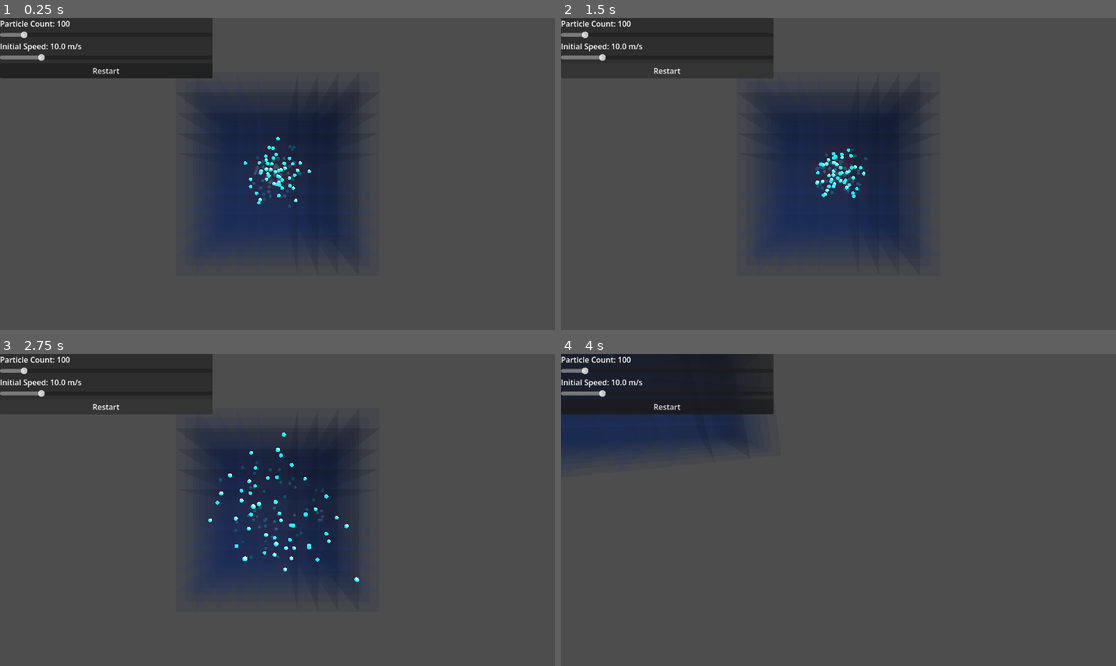
Above: before the commit, frames 1-4 (two rows, left to right).
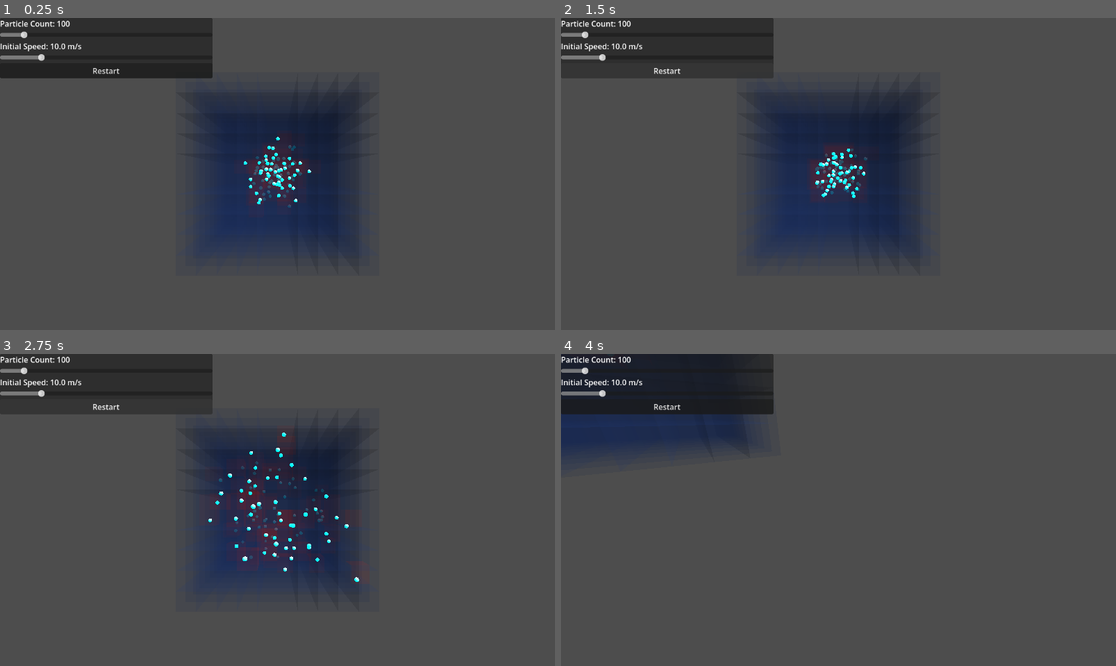
Above: after the commit, the same moments.

Repository: AporSz/AI_uni
Game: Godot game, scene res://main.tscn
The game is run twice, just before and just after one commit, with the same random seed, the same clock (stepped at 60 frames per second) and the same inputs.
Inputs (mouse positions are in pixels of both pictures, inside the frame that each line leads up to):
- Up to frame 1 (0.25 s): no input
- Up to frame 2 (1.5 s): click "Restart" at 0.5 s; click "Restart" at 1.25 s
- Up to frame 3 (2.75 s): click "Restart" at 2 s
- Up to frame 4 (4 s): tap Enter at 2.75 s; move the mouse to (866, 510) at 2.77 s; hold Shift 2.78-3.53 s; hold W from 2.78 s (still down); click (866, 510) at 2.92 s; tap Space at 3.02, 3.77 s; move the mouse to (810, 510) at 3.52 s; tap Shift at 3.6 s

The runs differ from the first frame. In frame 1, 0.1% of the frame differs, in the area x 44-55%, y 42-60%; in frame 2, 0.1%; in frame 3, 0.8%, in the area x 41-55%, y 36-68%; in frame 4, less than 0.1%.

Commit message:
entropy finished

Diff:
--- a/hw1/part1/entropySimulator/gridvisualiser.gd
+++ b/hw1/part1/entropySimulator/gridvisualiser.gd
@@ -4,10 +4,11 @@
 @export var total_room_size: float = 20.0
 
 # --- HEATMAP SETTINGS ---
-@export var spawner_node: Node3D # We will drag the Spawner here in the Inspector!
-@export var max_heat_threshold: int = 5 # 3 particles in a box = 100% red
-@export var color_cold: Color = Color(0.0, 0.2, 0.502, 1.0) # Faint blue
-@export var color_hot: Color = Color(1.0, 0.0, 0.0, 1.0)  # Bright semi-transparent red
+@export var spawner_node: Node3D
+@export var max_entropy_threshold: float = 0.04 # Changed from 0.53! (0.038 is approx 5 particles out of 1000)
+@export var heat_exponent: float = 2.5 # Our exponential curve (Try 1.5 to 3.0)
+@export var color_cold: Color = Color(0.0, 0.2, 0.502, 1.0)
+@export var color_hot: Color = Color(1.0, 0.0, 0.0, 1.0)
 
 var sub_box_size: float
 var grid_counts: Array[int] = []
@@ -53,14 +54,12 @@
 	grid_counts.fill(0)
 
 	for particle in spawner_node.get_children():
-		# This ignores any random static nodes sitting in the Spawner by accident!
 		if not particle is CharacterBody3D:
 			continue
 
 		var pos = particle.global_position
 		var shift = total_room_size / 2.0
 
-		# CRITICAL FIX: floori() returns integers, preventing the Array crash!
 		var grid_x = floori((pos.x + shift) / sub_box_size)
 		var grid_y = floori((pos.y + shift) / sub_box_size)
 		var grid_z = floori((pos.z + shift) / sub_box_size)
@@ -69,8 +68,23 @@
 			var index = grid_x * (n * n) + grid_y * n + grid_z
 			grid_counts[index] += 1
 
+	var total_particles = spawner_node.get_child_count()
+
 	for i in range(multimesh.instance_count):
 		var count = grid_counts[i]
-		var heat = min(float(count) / float(max_heat_threshold), 1.0)
-		var new_color = color_cold.lerp(color_hot, heat)
+		var entropy = 0.0
+
+		if total_particles > 0 and count > 0:
+			var p_i = float(count) / float(total_particles)
+			entropy = -p_i * (log(p_i) / log(2.0))
+
+		# 1. Get the linear fraction using your static threshold
+		var linear_heat = min(entropy / max_entropy_threshold, 1.0)
+
+		# 2. Apply the exponential curve
+		var exponential_heat = pow(linear_heat, heat_exponent)
+
+		# 3. Mix the colors
+		var new_color = color_cold.lerp(color_hot, exponential_heat)
+
 		multimesh.set_instance_color(i, new_color)
